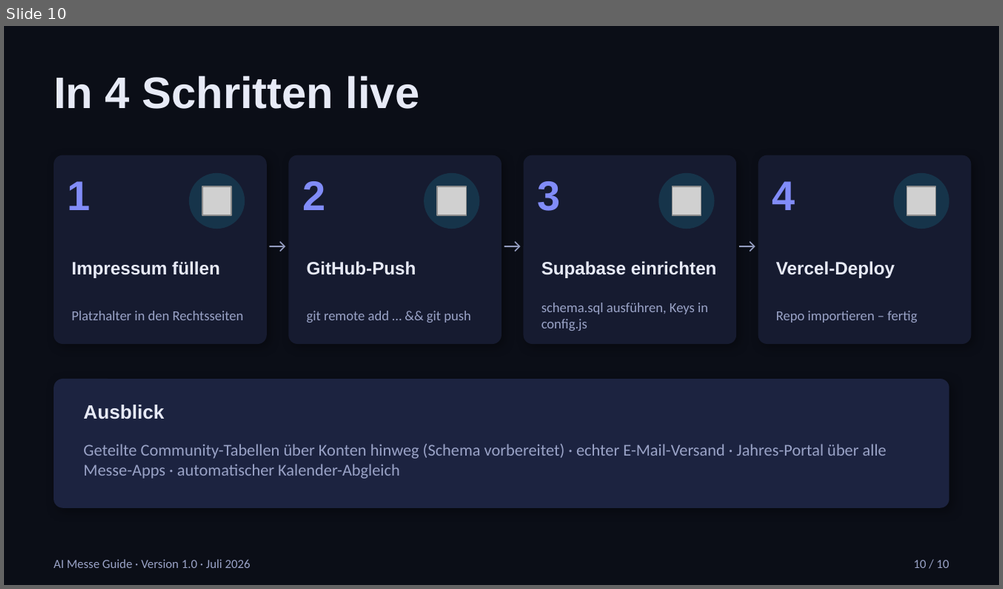
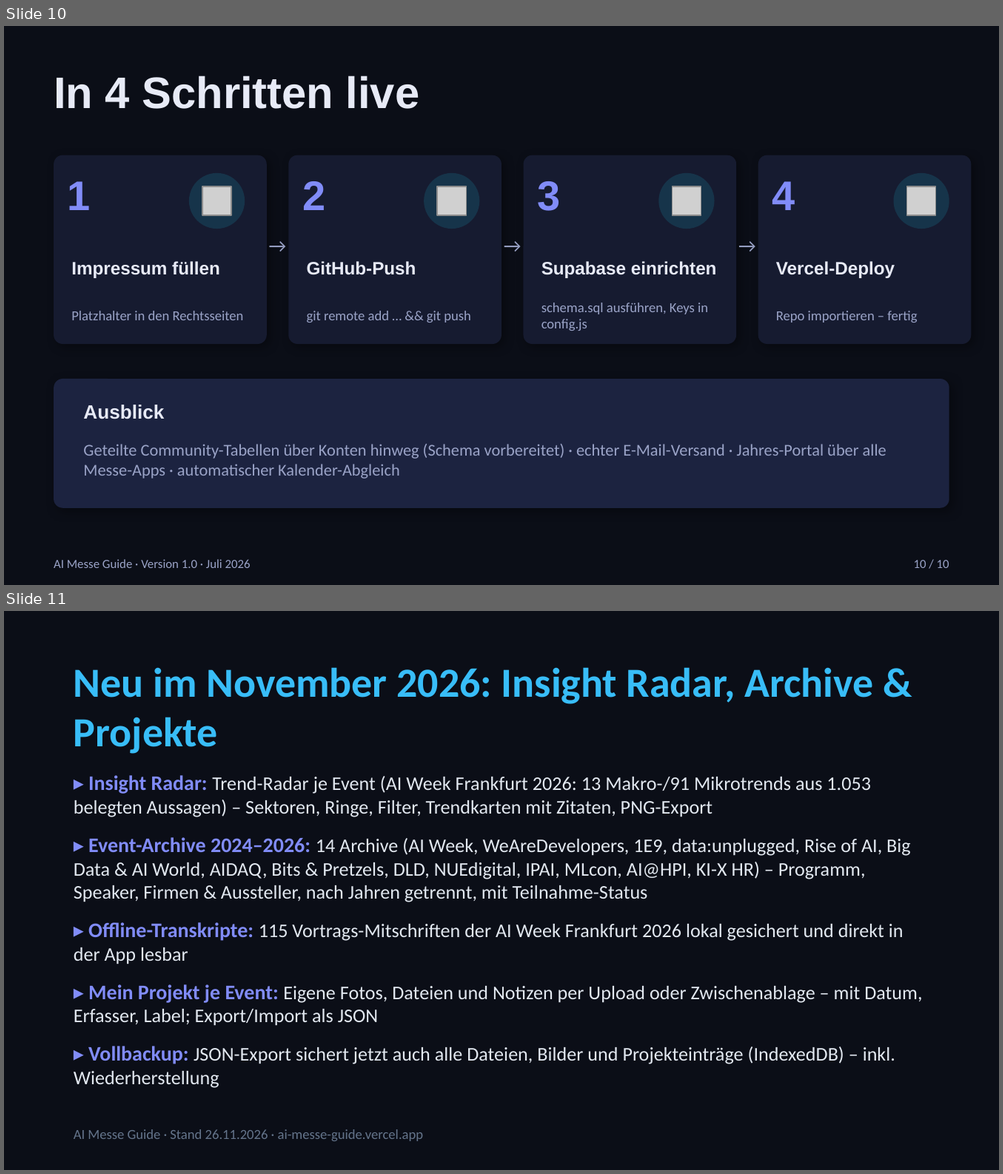
Before and after one commit to Andreas76761/AI_Eventorganizer, a slide deck: docs/AI_Messe_Guide_Praesentation.pptx. Shown one above the other, each under a label of ours: slide 10 before the commit, slides 10 and 11 after it. The pictures are 1003x589 and 1003x1174 pixels, drawn with LibreOffice and Linux fonts; fonts in the diff are those of the drawing; grey boxes stand for pictures. Boxes give left, top, right and bottom in pixels: in the first picture for what was removed or moved away, otherwise in the second. Text is boxed around its words. In the diff, an @@ line names an element or a change of style, - is before the commit and + after.

```diff
--- a/docs/AI_Messe_Guide_Praesentation.pptx
+++ b/docs/AI_Messe_Guide_Praesentation.pptx
@@ slide 11 added at box(4, 611, 999, 1170), background #0B0E17 @@
@@ text added at box(74, 667, 873, 754), 30 pt, text #38BDF8, bold @@
+Neu im November 2026: Insight Radar, Archive & Projekte
@@ text added at box(74, 775, 922, 1088), 14 pt, text #E2E8F0 @@
+▸ Insight Radar: Trend-Radar je Event (AI Week Frankfurt 2026: 13 Makro-/91 Mikrotrends aus 1.053 belegten Aussagen) – Sektoren, Ringe, Filter, Trendkarten mit Zitaten, PNG-Export
+▸ Event-Archive 2024–2026: 14 Archive (AI Week, WeAreDevelopers, 1E9, data:unplugged, Rise of AI, Big Data & AI World, AIDAQ, Bits & Pretzels, DLD, NUEdigital, IPAI, MLcon, AI@HPI, KI-X HR) – Programm, Speaker, Firmen & Aussteller, nach Jahren getrennt, mit Teilnahme-Status
+▸ Offline-Transkripte: 115 Vortrags-Mitschriften der AI Week Frankfurt 2026 lokal gesichert und direkt in der App lesbar
+▸ Mein Projekt je Event: Eigene Fotos, Dateien und Notizen per Upload oder Zwischenablage – mit Datum, Erfasser, Label; Export/Import als JSON
+▸ Vollbackup: JSON-Export sichert jetzt auch alle Dateien, Bilder und Projekteinträge (IndexedDB) – inkl. Wiederherstellung
@@ text added at box(74, 1130, 424, 1142), 10 pt, text #64748B @@
+AI Messe Guide · Stand 26.11.2026 · ai-messe-guide.vercel.app
```
Also in this commit, not shown: 1 slide changed, 4 other files.
